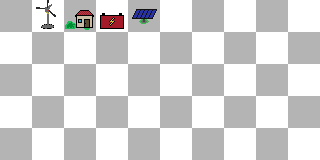
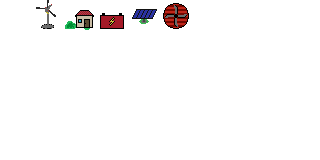
Layer changes from the first 320x160 image to the second:
painted on "Layer 2" over [0,0,320,160]
hid "Layer 1" over [0,0,320,160]
